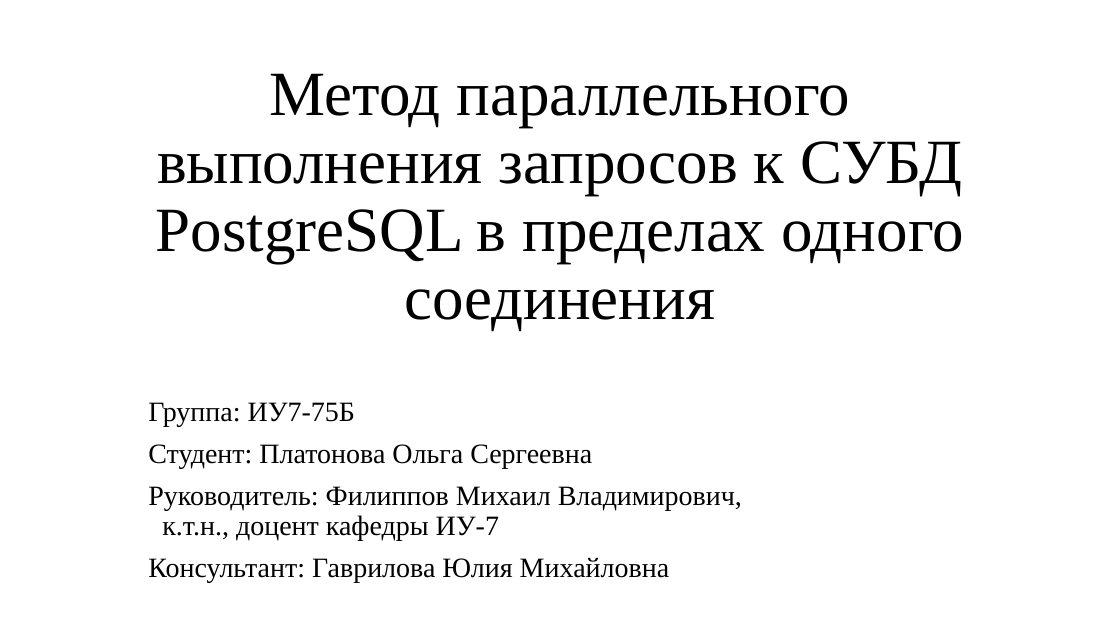
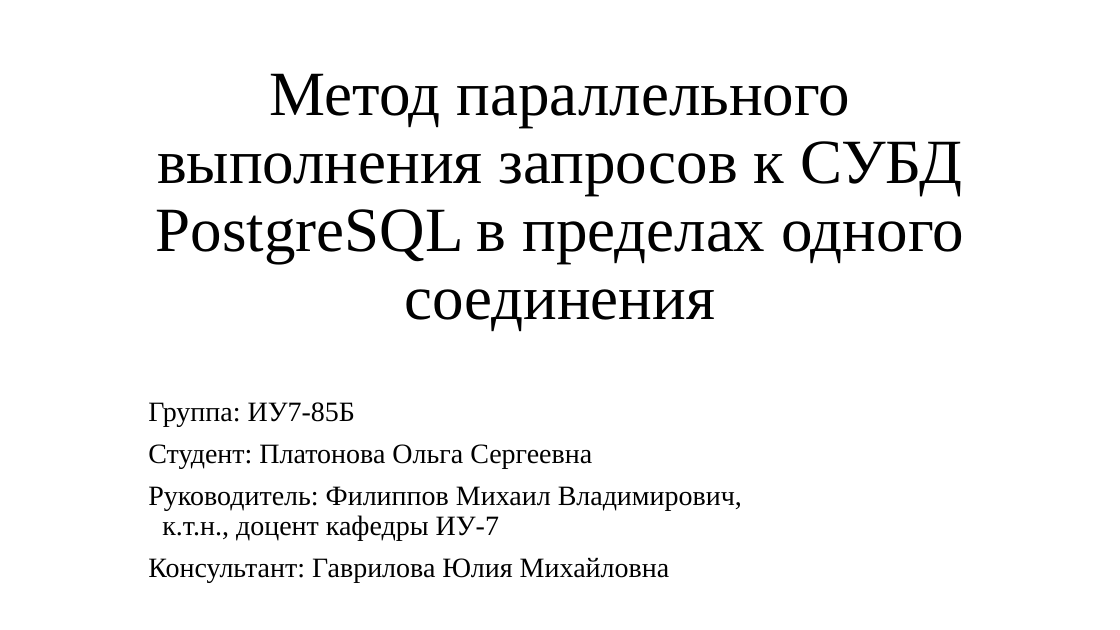
Before and after one commit to platosha-git/Diplom-theory, a slide deck: slide 1 of Презентация.pptx. Drawn at 1120x630 pixels with LibreOffice and Linux fonts; fonts in the diff are those of the drawing. Boxes give left, top, right and bottom in pixels: in the first picture for what was removed or moved away, otherwise in the second. Text is boxed around its words. In the diff, an @@ line names an element or a change of style, - is before the commit and + after.

```diff
--- a/Презентация.pptx
+++ b/Презентация.pptx
@@ subtitle at [148, 402, 355, 426]: text changed @@
-Группа: ИУ7-75Б
+Группа: ИУ7-85Б
```
Also in this commit, not shown: 1 other slide changed, 7 other files.
